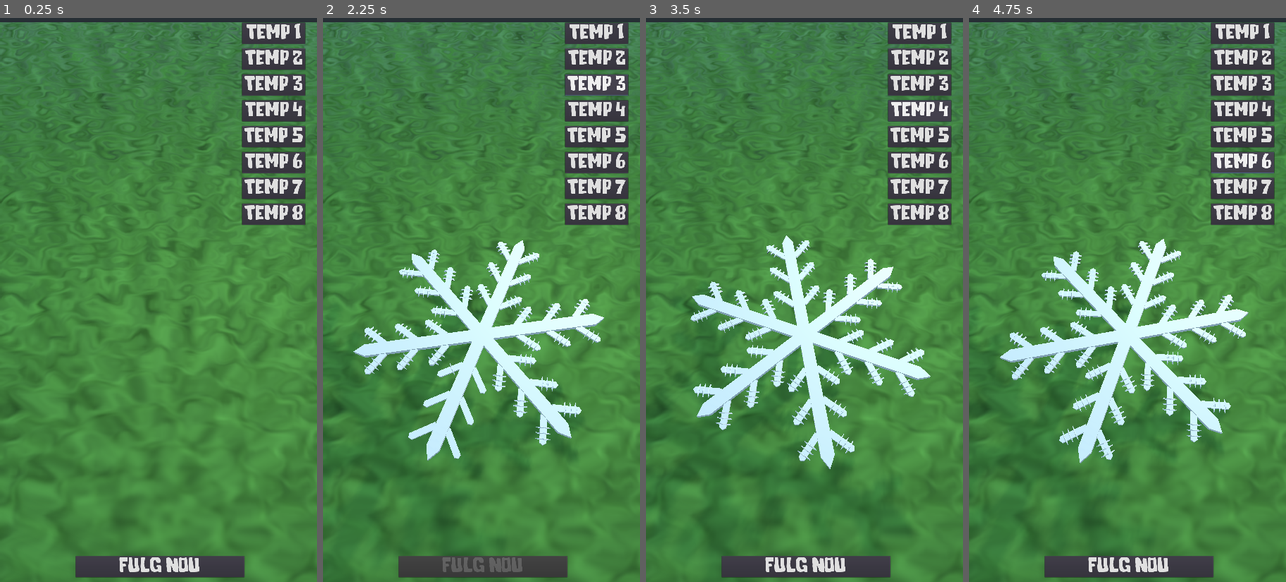
Above: before the commit, frames 1-4 (left to right).
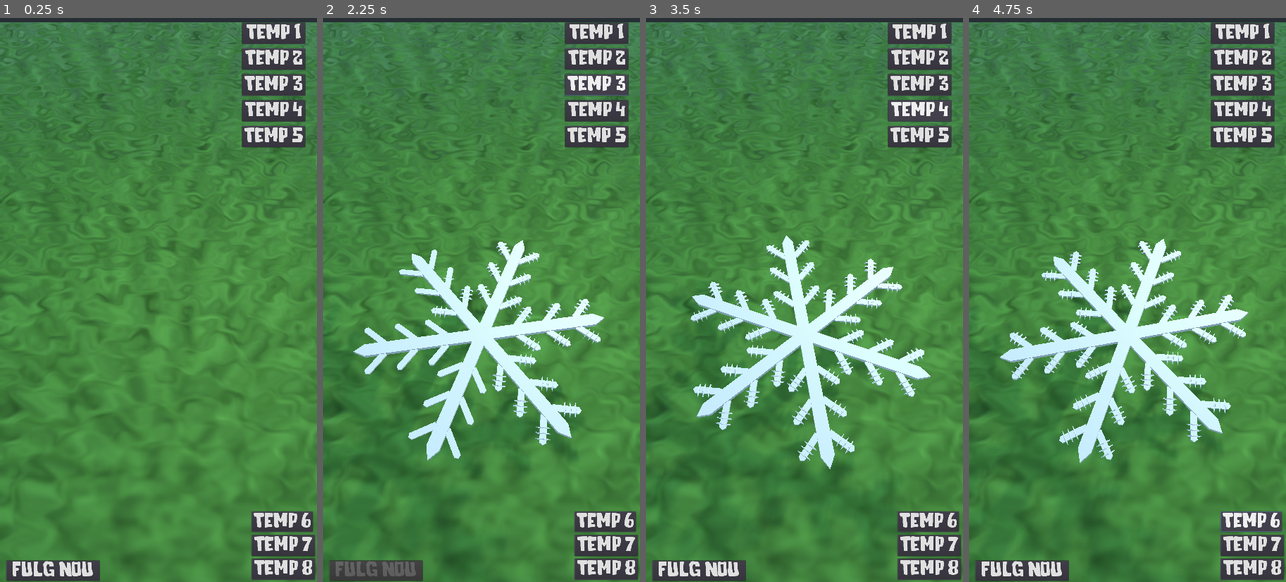
Above: after the commit, the same moments.

Repository: szabotudor/snowflake
Game: Godot game, scene res://Scenes/Control.tscn
Two runs of this game, one before a commit and one after it. Both use one fixed random seed, a clock stepped at 60 frames per second and the inputs below.
Inputs:
- Up to frame 1 (0.25 s): no input
- Up to frame 2 (2.25 s): click "Temp 1" at 0.5 s; click "Temp 2" at 1.25 s; click "Temp 3" at 2 s
- Up to frame 3 (3.5 s): click "Temp 4" at 2.75 s
- Up to frame 4 (4.75 s): click "Temp 5" at 3.5 s; click "Temp 6" at 4.25 s

The runs differ from the first frame. In frame 1, 7.4% of the frame differs, in the area x 2-100%, y 23-100%; in frame 2, 7.6%; in frame 3, 7.4%; in frame 4, 7.4%.

Commit message:
plm cantaret armonios, butoane  mutate

Diff:
--- a/Scenes/Control.tscn
+++ b/Scenes/Control.tscn
@@ -47,6 +47,7 @@
 
 [node name="Main" type="Spatial" parent="."]
 script = ExtResource( 3 )
+num_idle_frame_return = 10
 
 [node name="CamContainer" type="Spatial" parent="Main"]
 
@@ -128,34 +129,34 @@
 text = "Temp 5"
 
 [node name="Temp6" type="Button" parent="Menu" groups=["spawn_button"]]
-margin_left = 824.0
-margin_top = 456.0
-margin_right = 1040.0
-margin_bottom = 528.0
+margin_left = 857.0
+margin_top = 1680.0
+margin_right = 1066.0
+margin_bottom = 1749.0
 theme = ExtResource( 2 )
 text = "Temp 6"
 
 [node name="Temp7" type="Button" parent="Menu" groups=["spawn_button"]]
-margin_left = 824.0
-margin_top = 544.0
-margin_right = 1040.0
-margin_bottom = 616.0
+margin_left = 857.0
+margin_top = 1760.0
+margin_right = 1073.0
+margin_bottom = 1832.0
 theme = ExtResource( 2 )
 text = "Temp 7"
 
 [node name="Temp8" type="Button" parent="Menu" groups=["spawn_button"]]
-margin_left = 824.0
-margin_top = 632.0
-margin_right = 1040.0
-margin_bottom = 704.0
+margin_left = 857.0
+margin_top = 1840.0
+margin_right = 1073.0
+margin_bottom = 1912.0
 theme = ExtResource( 2 )
 text = "Temp 8"
 
 [node name="Clear" type="Button" parent="Menu"]
-margin_left = 256.0
-margin_top = 1832.0
-margin_right = 832.0
-margin_bottom = 1904.0
+margin_left = 20.0
+margin_top = 1847.0
+margin_right = 338.0
+margin_bottom = 1916.0
 theme = ExtResource( 2 )
 text = "Fulg Nou"
 
